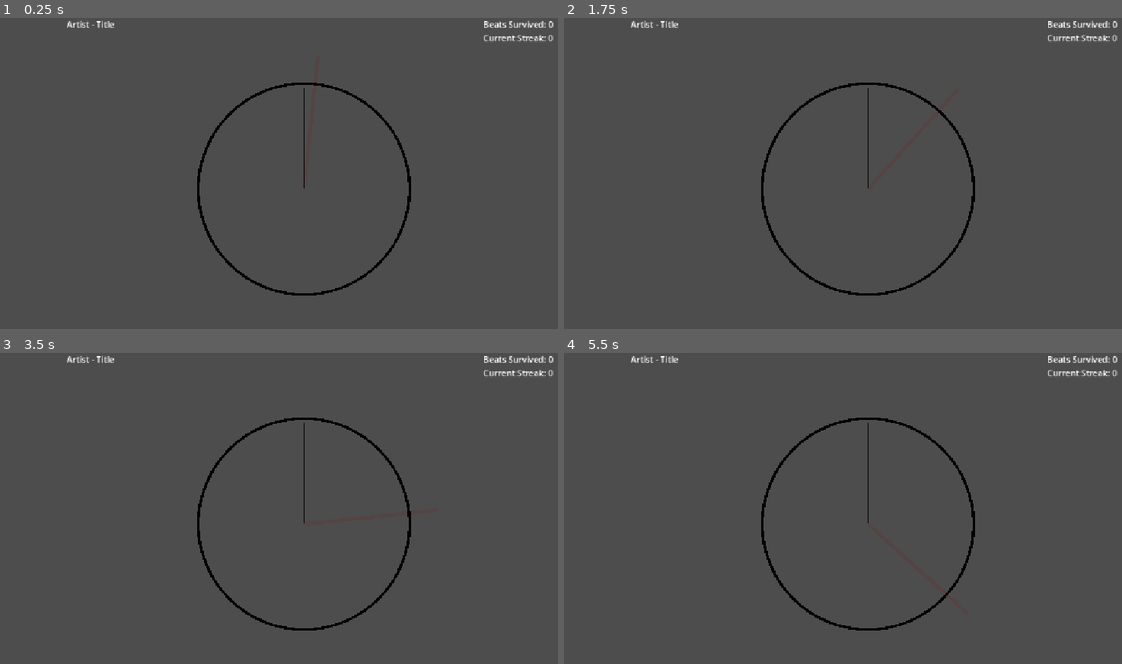
Above: before the commit, frames 1-4 (two rows, left to right).
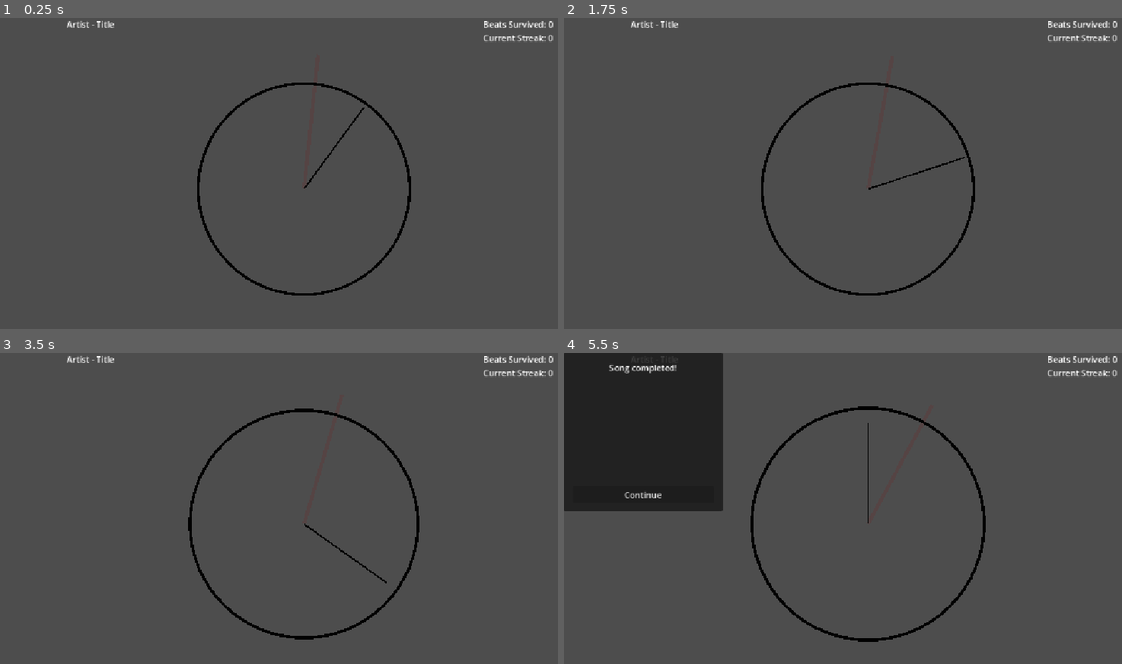
Above: after the commit, the same moments.

Repository: samstokes/jammin
Game: Godot game, scene res://scenes/clock_jam/clock_jam.tscn
Two runs of this game, one before a commit and one after it. Both use one fixed random seed, a clock stepped at 60 frames per second and the inputs below. Sound files missing from this copy of the repository are replaced by a short silence.
Inputs (mouse positions are in pixels of both pictures, inside the frame that each line leads up to):
- Up to frame 1 (0.25 s): no input
- Up to frame 2 (1.75 s): tap Enter at 0.5 s; tap F (beat_main) at 0.6 s; click (642, 161) at 1.25 s, where only the run after the commit has a clickable "Continue"
- Up to frame 3 (3.5 s): tap F (beat_main) at 2.1 s; click (78, 496) at 2.75 s, where only the run after the commit has a clickable "Continue"
- Up to frame 4 (5.5 s): tap F (beat_main) at 3.6, 5.1 s; click (642, 496) at 4.25 s, where only the run after the commit has a clickable "Continue"

The runs differ from the first frame. In frame 1, 0.1% of the frame differs, in the area x 54-66%, y 22-55%; in frame 2, 0.1%; in frame 3, 2.3%; in frame 4, 17%, in the area x 0-76%, y 0-93%.
Error before the commit: Parse Error: Variable "beat_tracker_node" has the same name as a previously declared variable. (res://scenes/clock_jam/clock_jam.gd:24)

Commit message:
Resolve merge conflicts

Diff:
--- a/scenes/clock_jam/clock_jam.gd
+++ b/scenes/clock_jam/clock_jam.gd
@@ -20,9 +20,6 @@
 signal hit_beat
 
 @onready var beat_tracker_node: Node = %BeatTracker
-
-@onready var beat_tracker_node: Node = %BeatTracker
-
 @onready var track_player: TrackPlayer = $TrackPlayer
 @onready var clock_guitar_node: Node2D = %Clock/ClockGuitar
 @onready var clock_note_container_node: Node2D = %Clock/NotesContainer
@@ -46,25 +43,15 @@
 var current_notes: Array[SpawnedClockNoteData] = []
 
 func _ready() -> void:
-	AudioManager.get_node("AudioProcessing").connect("song", _on_new_song)
-	AudioManager.get_node("AudioProcessing").connect("beat", _on_beat)
-	AudioManager.get_node("AudioProcessing").connect("measure", _on_new_measure)
-	AudioManager.get_node("AudioProcessing").connect("song_completed", _on_game_won)
-	AudioManager.load_song()
+	track_player.spawn_note_event.connect(_spawn_clock_note)
+	track_player.beat.connect(_on_beat)
+	track_player.track_ended.connect(_on_game_won)
 
-func _on_new_song(title, artist, beats_per_measure) -> void:
-	beats_per_clock_cycle = beats_per_measure
-	_title = title
-	_artist = artist
-	for note in current_notes:
-		if is_instance_valid(note):
-			note.node.queue_free()
-	current_notes.clear()
-	_spawn_notes()
+	var track = StayFreshPlayableTrack.new().track()
+	print("Playing track: %s" % [track.debug_string()])
+	track_player.play_track(track)
 
-func _on_new_measure(args):
-	# Bounce the clock guitar node to indicate a measure with a tween. Scale it up to 1.2x
-	# and then back down to 1.0x over 0.2 seconds total.
+func _bounce_clock(strength: float = 1.1) -> void:
 	var tween = create_tween()
 	tween.tween_property(clock_guitar_node, "scale", Vector2(strength, strength), 0.1)\
 		.set_trans(Tween.TRANS_QUAD)\
@@ -73,14 +60,8 @@
 		.set_trans(Tween.TRANS_QUAD)\
 		.set_ease(Tween.EASE_IN_OUT)
 
-func _on_beat(song_pos_in_beats):
-	var replace_pos: int = posmod(song_pos_in_beats-1, beats_per_clock_cycle)
-	var replace_target_note: SpawnedClockNoteData = _match_to_nearest_beat(replace_pos)
-	if is_instance_valid(replace_target_note):
-		replace_target_note.node.queue_free()
-		current_notes.erase(replace_target_note)
-	_spawn_clock_note(replace_pos)
-
+func _on_beat():
+	_bounce_clock()
 
 func _unhandled_input(event: InputEvent) -> void:
 	if event is InputEventKey and event.pressed:
@@ -169,7 +150,7 @@
 func _on_doom() -> void:
 	# Reveal the game over dialog and stop the audio processing.
 	game_over_dialog_node.show()
-	track_player.stop()
+	track_player.stop_track()
 
 	AudioManager.play_sfx(game_over_sfx)
 	set_process(false)
